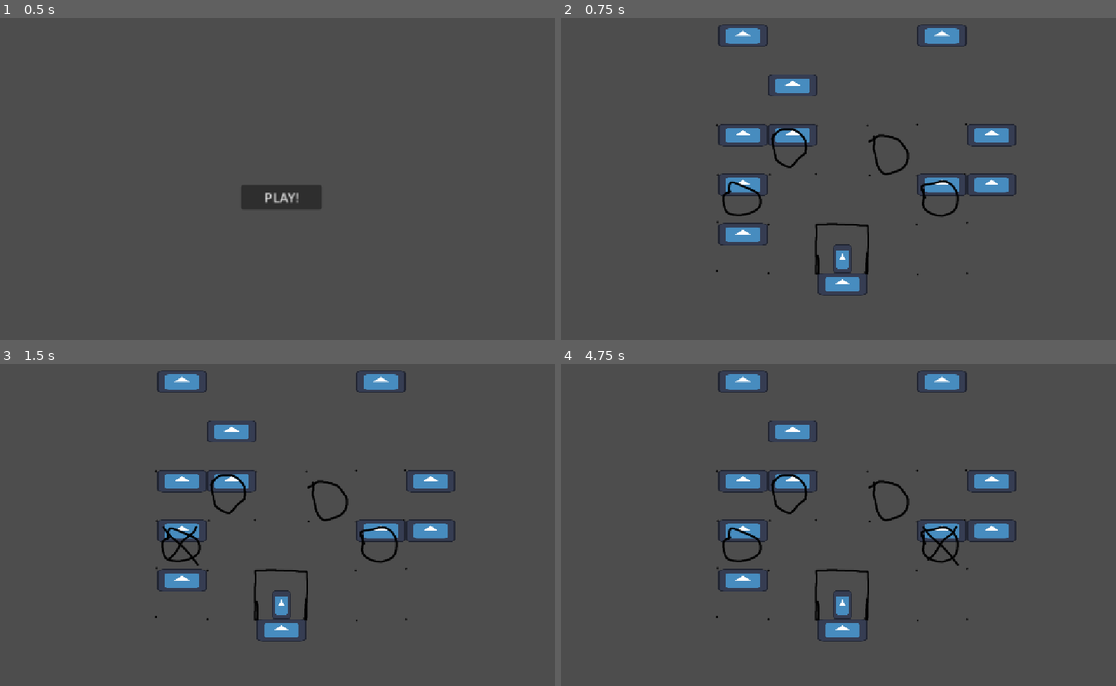
Above: before the commit, frames 1-4 (two rows, left to right).
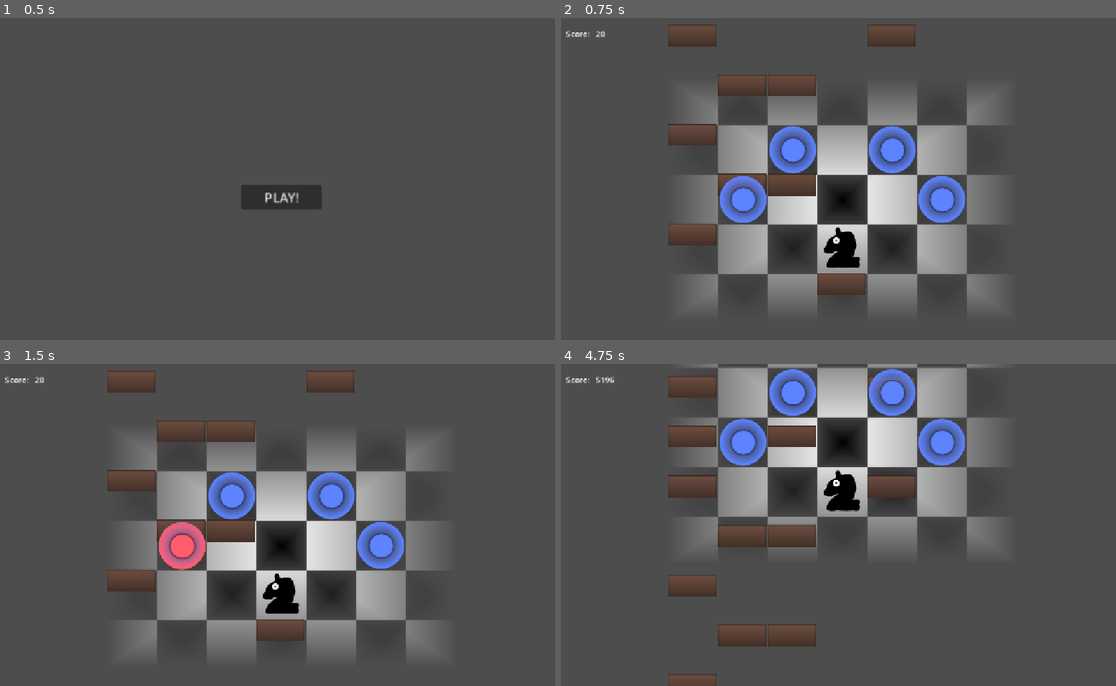
Above: after the commit, the same moments.

Repository: TheDartFrog/HorseFall
Game: Godot game, scene res://Scenes/mainMenu.tscn
Two runs of this game, one before a commit and one after it. Both use one fixed random seed, a clock stepped at 60 frames per second and the inputs below. The engine's default icon, where the game draws it, is replaced by a stand-in: a white triangle on a blue panel in a dark square.
Inputs (mouse positions are in pixels of both pictures, inside the frame that each line leads up to; where the layout moved, square brackets give the same spot in the first picture):
- Up to frame 1 (0.5 s): no input
- Up to frame 2 (0.75 s): click "PLAY!" at 0.5 s
- Up to frame 3 (1.5 s): click (183, 544) at 1.25 s
- Up to frame 4 (4.75 s): click (744, 544) at 2 s; click (794, 496) at 2.75 s; click (744, 396) [794, 496] at 3.5 s; click (844, 405) [943, 544] at 4.25 s

Frame 1 is identical in both runs. In frame 2, 29% of the frame differs, in the area x 0-83%, y 2-90%; in frame 3, 29%; in frame 4, 27%.

Commit message:
AAAAAAAAAAAAAAAAAAAAAAAAAA

Diff:
--- a/Scenes/CameraController.tscn
+++ b/Scenes/CameraController.tscn
@@ -16,4 +16,27 @@
 position = Vector2(0.5, 304.5)
 shape = SubResource("RectangleShape2D_lm2wk")
 
+[node name="CanvasLayer" type="CanvasLayer" parent="." unique_id=473151186]
+
+[node name="MarginContainer" type="MarginContainer" parent="CanvasLayer" unique_id=1936980618]
+offset_right = 90.0
+offset_bottom = 43.0
+size_flags_horizontal = 0
+size_flags_vertical = 0
+theme_override_constants/margin_left = 20
+theme_override_constants/margin_top = 20
+
+[node name="HBoxContainer" type="HBoxContainer" parent="CanvasLayer/MarginContainer" unique_id=1467403911]
+layout_mode = 2
+size_flags_horizontal = 4
+size_flags_vertical = 4
+
+[node name="Label" type="Label" parent="CanvasLayer/MarginContainer/HBoxContainer" unique_id=1843868146]
+layout_mode = 2
+text = "Score:  "
+
+[node name="Label2" type="Label" parent="CanvasLayer/MarginContainer/HBoxContainer" unique_id=755903137]
+layout_mode = 2
+text = "0"
+
 [connection signal="body_entered" from="." to="." method="_on_body_entered"]
--- a/Scenes/board.tscn
+++ b/Scenes/board.tscn
@@ -1,8 +1,8 @@
 [gd_scene format=3 uid="uid://75x8supcyloh"]
 
-[ext_resource type="Texture2D" uid="uid://dkb3s7vy01g7g" path="res://Assets/Textures/board.png" id="1_2wvcj"]
 [ext_resource type="Script" uid="uid://ckcme4k646ijw" path="res://boardScript.gd" id="1_shhme"]
-[ext_resource type="Texture2D" uid="uid://bawqqua0tr7ij" path="res://Assets/Textures/availableMoves_board.png" id="2_uh3b8"]
+[ext_resource type="Texture2D" uid="uid://dh4n5hye8p076" path="res://Assets/Textures/board_real2.png" id="2_shhme"]
+[ext_resource type="Texture2D" uid="uid://c8sisxh36i5y2" path="res://Assets/Textures/blues.png" id="3_shhme"]
 [ext_resource type="Texture2D" uid="uid://q284yrqpcsja" path="res://Assets/Textures/yes.png" id="3_uh3b8"]
 
 [sub_resource type="CircleShape2D" id="CircleShape2D_lm2wk"]
@@ -26,7 +26,7 @@
 grow_vertical = 2
 size_flags_horizontal = 4
 size_flags_vertical = 4
-texture = ExtResource("1_2wvcj")
+texture = ExtResource("2_shhme")
 stretch_mode = 2
 
 [node name="board_moves" type="TextureRect" parent="." unique_id=1779409059]
@@ -43,7 +43,7 @@
 offset_bottom = 250.0
 grow_horizontal = 2
 grow_vertical = 2
-texture = ExtResource("2_uh3b8")
+texture = ExtResource("3_shhme")
 
 [node name="goButton1" type="TextureButton" parent="." unique_id=907937192]
 z_index = 3
--- a/Scenes/platform.tscn
+++ b/Scenes/platform.tscn
@@ -1,6 +1,6 @@
 [gd_scene format=3 uid="uid://deu05bne6bgal"]
 
-[ext_resource type="Texture2D" uid="uid://bc2gtgbshd8xx" path="res://Assets/Textures/icon.svg" id="1_1rc8e"]
+[ext_resource type="Texture2D" uid="uid://b0t13f0dbtq8t" path="res://Assets/Textures/platform.png" id="1_1rc8e"]
 
 [sub_resource type="RectangleShape2D" id="RectangleShape2D_lm2wk"]
 size = Vector2(96, 40)
@@ -12,11 +12,13 @@
 [node name="platformSprite" type="TextureRect" parent="." unique_id=505994198]
 z_index = 1
 z_as_relative = false
+offset_top = -44.000004
 offset_right = 100.0
-offset_bottom = 45.0
+offset_bottom = 55.999996
+scale = Vector2(0.96283954, 0.88600576)
 mouse_filter = 2
 texture = ExtResource("1_1rc8e")
-expand_mode = 1
+expand_mode = 2
 
 [node name="platformCol" type="CollisionShape2D" parent="." unique_id=233451829]
 position = Vector2(48, 20)
--- a/Scenes/playerScene.tscn
+++ b/Scenes/playerScene.tscn
@@ -1,7 +1,7 @@
 [gd_scene format=3 uid="uid://d14wahh4wgwm0"]
 
 [ext_resource type="Script" uid="uid://nh5pcrtulosm" path="res://Scripts/playerScript.gd" id="1_33jum"]
-[ext_resource type="Texture2D" uid="uid://bc2gtgbshd8xx" path="res://Assets/Textures/icon.svg" id="1_f0e4c"]
+[ext_resource type="Texture2D" uid="uid://jspoqi7kud22" path="res://Assets/Textures/hors.png" id="2_ho5nx"]
 [ext_resource type="PackedScene" uid="uid://75x8supcyloh" path="res://Scenes/board.tscn" id="3_ok6mi"]
 [ext_resource type="Script" uid="uid://dx26327f03si4" path="res://Scripts/platform_spawner.gd" id="4_ho5nx"]
 
@@ -24,11 +24,9 @@
 offset_right = 18.0
 grow_horizontal = 2
 grow_vertical = 0
-texture = ExtResource("1_f0e4c")
-expand_mode = 1
+texture = ExtResource("2_ho5nx")
 
 [node name="playerCol" type="CollisionPolygon2D" parent="." unique_id=86946812]
-position = Vector2(-3.8146973e-06, -0.08125305)
 scale = Vector2(0.9999999, 0.99890363)
 polygon = PackedVector2Array(-15, 0, -18, -5, -18, -52, -15, -57, 14, -57, 18, -52, 18, -5, 15, 0)
 
--- a/Scripts/camera_controller.gd
+++ b/Scripts/camera_controller.gd
@@ -8,6 +8,8 @@
 
 var highestCameraHeight = self.global_position.y * -1 ## mult by -1 because why the hell is up decreasing in godot????
 
+var highestPlayerHeight = 0
+
 func _ready():
 	playerRef = %PlayerScene
 
@@ -15,6 +17,7 @@
 	updateHighestHeight()
 	moveCam()
 	updateCameraSpeed()
+	updateScore()
 
 
 func updateHighestHeight():
@@ -53,4 +56,13 @@
 	print("lose game func yeah")
 	currentCameraSpeed = 0
 	playerRef.hide()
-	#TODO: lose game screen
+	get_tree().change_scene_to_file("res://Scenes/mainMenu.tscn")
+
+
+func updateScore():
+
+	if highestPlayerHeight < playerRef.global_position.y*-1:
+		highestPlayerHeight = playerRef.global_position.y*-1
+		$CanvasLayer/MarginContainer/HBoxContainer/Label2.text = str(int(highestPlayerHeight*10))
+
+	pass
--- a/Scripts/platform_spawner.gd
+++ b/Scripts/platform_spawner.gd
@@ -6,9 +6,12 @@
 var currentRowPos: int = 0
 
 var platformChancePerSlot = 1
-var platformChanceDecay = 0.4
+var platformChanceDecay = 0.05
 
 var platformXposes = [-350, -250, -150, -50, 50, 150, 250]
+
+
+var safeSlotIndex = 2
 
 
 func _physics_process(delta):
@@ -18,18 +21,32 @@
 
 
 
-	pass
-
 
 func generatePlatformsForRow(row: int):
 
 	var chanceForThisPlat = platformChancePerSlot
-	platformXposes.shuffle()
+	var nextSlotIndex = safeSlotIndex + [-2, 2].pick_random()
 
-	for i in platformXposes.size():
+	if nextSlotIndex < 0:
+		nextSlotIndex = safeSlotIndex + 2
+
+	if nextSlotIndex >= platformXposes.size():
+		nextSlotIndex = safeSlotIndex - 2
+
+
+	var slots = [0, 1, 2, 3, 4]
+	slots.shuffle()
+
+
+	for i in slots.size():
 		var random_float = randf()
 
-		if random_float < chanceForThisPlat:
+		if i == safeSlotIndex:
+			continue
+
+
+
+		if i == nextSlotIndex or random_float < chanceForThisPlat:
 			var newPlatform = preload("res://Scenes/platform.tscn")
 			var instancedPlat = newPlatform.instantiate()
 
@@ -41,7 +58,7 @@
 		chanceForThisPlat = chanceForThisPlat * platformChanceDecay
 		print(chanceForThisPlat)
 
-
+	safeSlotIndex = nextSlotIndex
 
 
 
--- a/boardScript.gd
+++ b/boardScript.gd
@@ -3,8 +3,8 @@
 @onready var playerRef = get_tree().root.find_child("PlayerScene", true, false)
 
 
-var yesTexture = preload("res://Assets/Textures/yes.png")
-var noTexture = preload("res://Assets/Textures/no.png")
+var yesTexture = preload("res://Assets/Textures/green.png")
+var noTexture = preload("res://Assets/Textures/red.png")
 
 var wasGrounded = false
 var isGrounded = false
Binary file added: Assets/Textures/blue.png
Not shown, added: Assets/Textures/blue.png.import
Binary file added: Assets/Textures/blues.png
Not shown, added: Assets/Textures/blues.png.import
Binary file added: Assets/Textures/board_real.png
Not shown, added: Assets/Textures/board_real.png.import
Binary file added: Assets/Textures/board_real2.png
Not shown, added: Assets/Textures/board_real2.png.import
Binary file added: Assets/Textures/green.png
Not shown, added: Assets/Textures/green.png.import
Binary file added: Assets/Textures/hors.png
Not shown, added: Assets/Textures/hors.png.import
(and 9 more such lines)
